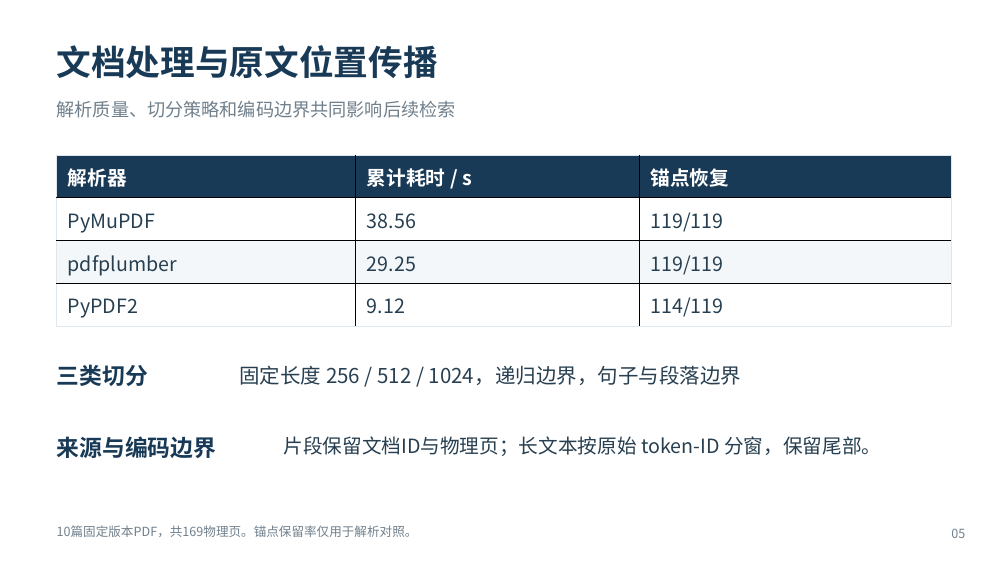
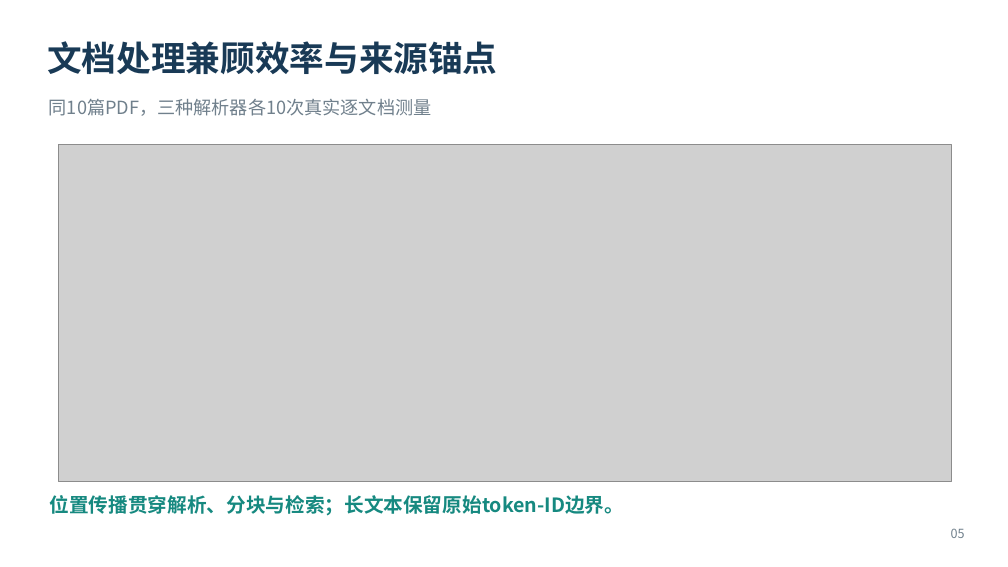
Before and after one commit to JueBeiYi/-RAG-Agent-, a slide deck: slide 5 of artifacts/defense/课设答辩_智能科研助理.pptx. Drawn at 1008x567 pixels with LibreOffice and Linux fonts; fonts in the diff are those of the drawing; grey boxes stand for pictures. Boxes give left, top, right and bottom in pixels: in the first picture for what was removed or moved away, otherwise in the second. Text is boxed around its words. In the diff, an @@ line names an element or a change of style, - is before the commit and + after.

```diff
--- a/artifacts/defense/课设答辩_智能科研助理.pptx
+++ b/artifacts/defense/课设答辩_智能科研助理.pptx
@@ text at bbox=[47, 41, 497, 74]: text changed @@
-文档处理与原文位置传播
+文档处理兼顾效率与来源锚点
@@ text at bbox=[49, 99, 432, 116]: text changed @@
-解析质量、切分策略和编码边界共同影响后续检索
+同10篇PDF，三种解析器各10次真实逐文档测量
@@ picture added at bbox=[58, 145, 951, 482] @@
@@ table removed at bbox=[57, 155, 951, 326], 4 rows, 3 columns @@
-解析器 | 累计耗时 / s | 锚点恢复
-PyMuPDF | 38.56 | 119/119
-pdfplumber | 29.25 | 119/119
-PyPDF2 | 9.12 | 114/119
@@ text removed at bbox=[57, 364, 148, 386] @@
-三类切分
@@ text removed at bbox=[239, 365, 741, 385] @@
-固定长度 256 / 512 / 1024，递归边界，句子与段落边界
@@ text removed at bbox=[57, 436, 217, 458] @@
-来源与编码边界
@@ text removed at bbox=[283, 436, 881, 456] @@
-片段保留文档ID与物理页；长文本按原始 token-ID 分窗，保留尾部。
@@ text added at bbox=[50, 495, 625, 516], 18.8 pt, text #168980, bold @@
+位置传播贯穿解析、分块与检索；长文本保留原始token-ID边界。
@@ text removed at bbox=[57, 525, 418, 537] @@
-10篇固定版本PDF，共169物理页。锚点保留率仅用于解析对照。
```
Also in this commit, not shown: 16 other slides changed, 2 slides added, 2 slides removed, 9 other files.
